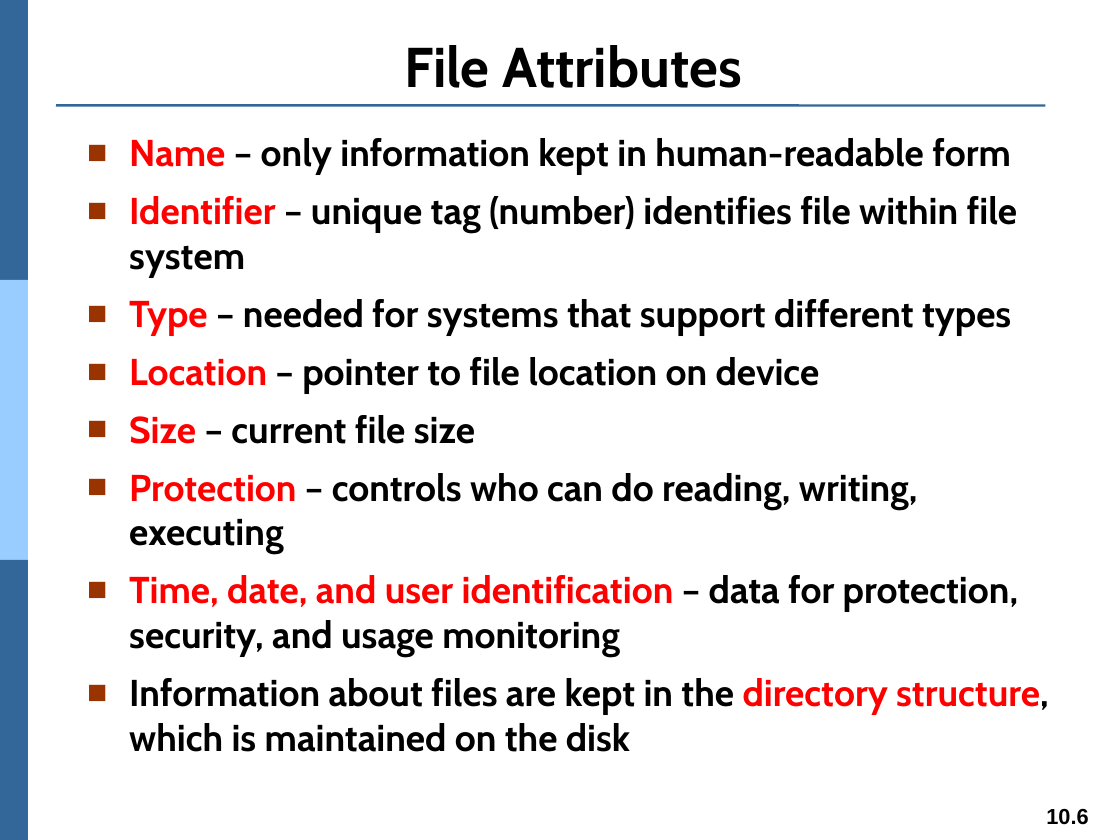
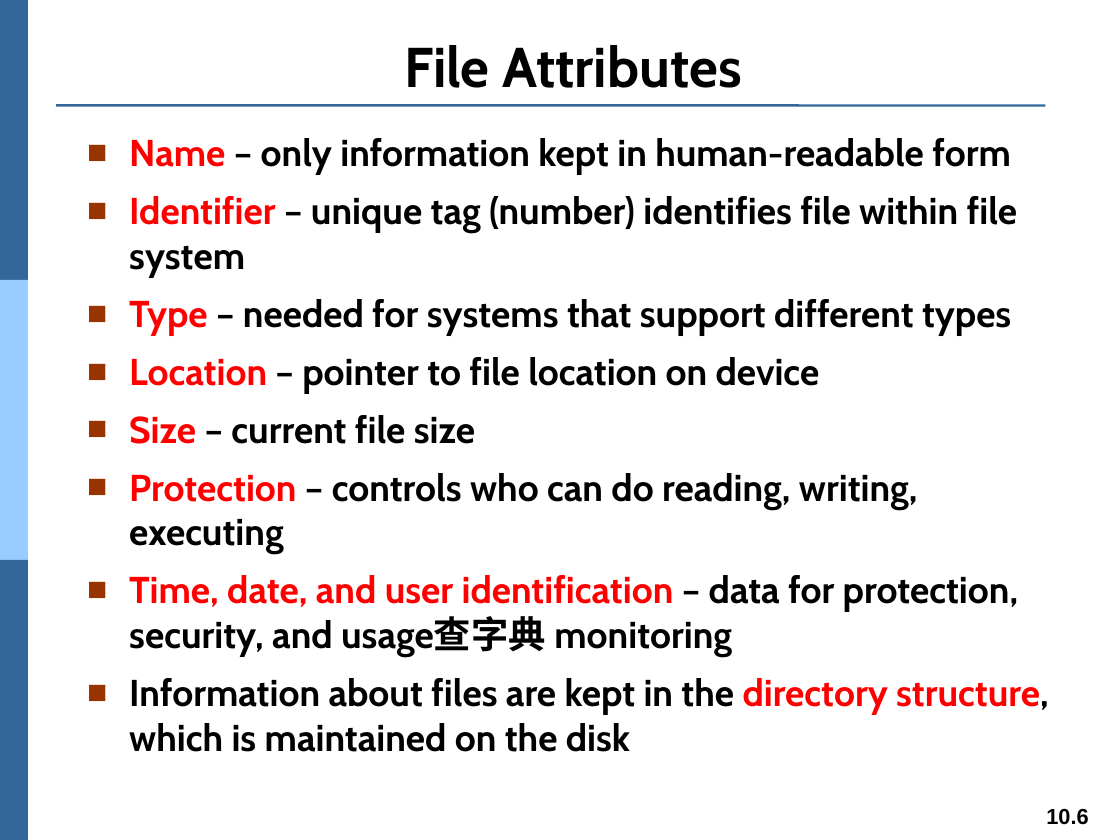
Before and after one commit to Yang09701194/OS_Learning, a slide deck: slide 6 of ch10.pptx. Drawn at 1120x840 pixels with LibreOffice and Linux fonts; fonts in the diff are those of the drawing. Boxes give left, top, right and bottom in pixels: in the first picture for what was removed or moved away, otherwise in the second. Text is boxed around its words. In the diff, an @@ line names an element or a change of style, - is before the commit and + after.

```diff
--- a/ch10.pptx
+++ b/ch10.pptx
@@ text at box(129, 575, 1018, 656): text changed @@
-■ Time, date, and user identification – data for protection, security, and usage monitoring
+■ Time, date, and user identification – data for protection, security, and usage查字典 monitoring
```
Also in this commit, not shown: 1 other slide changed.
